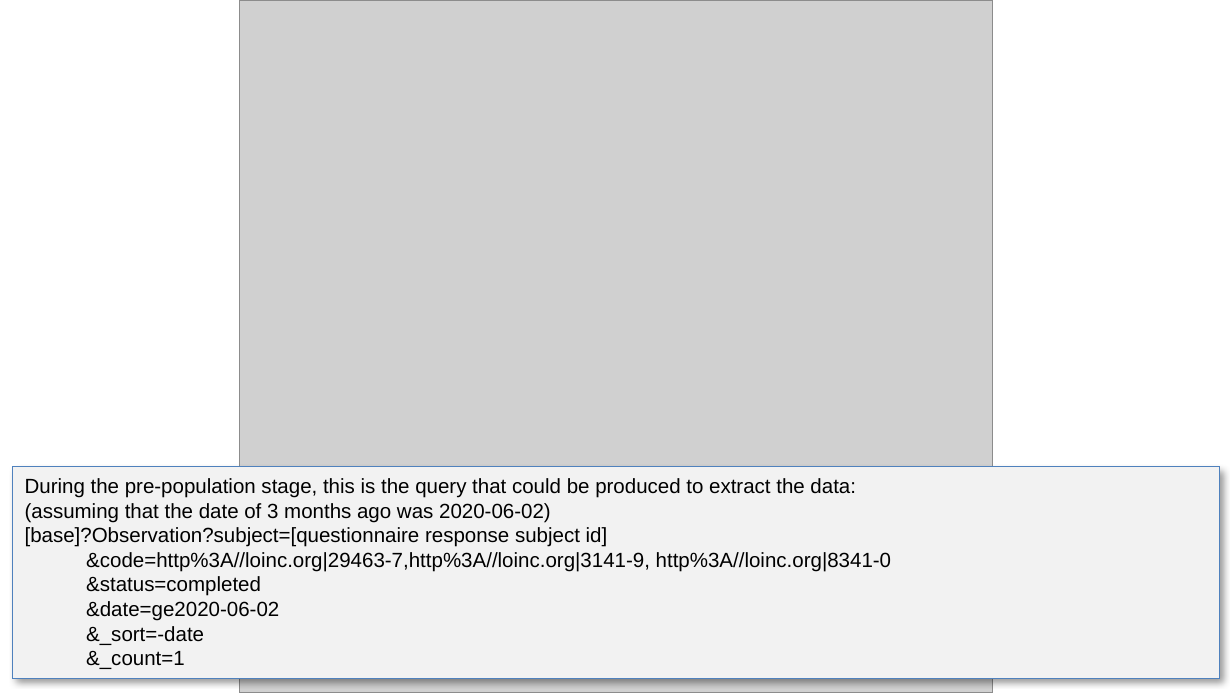
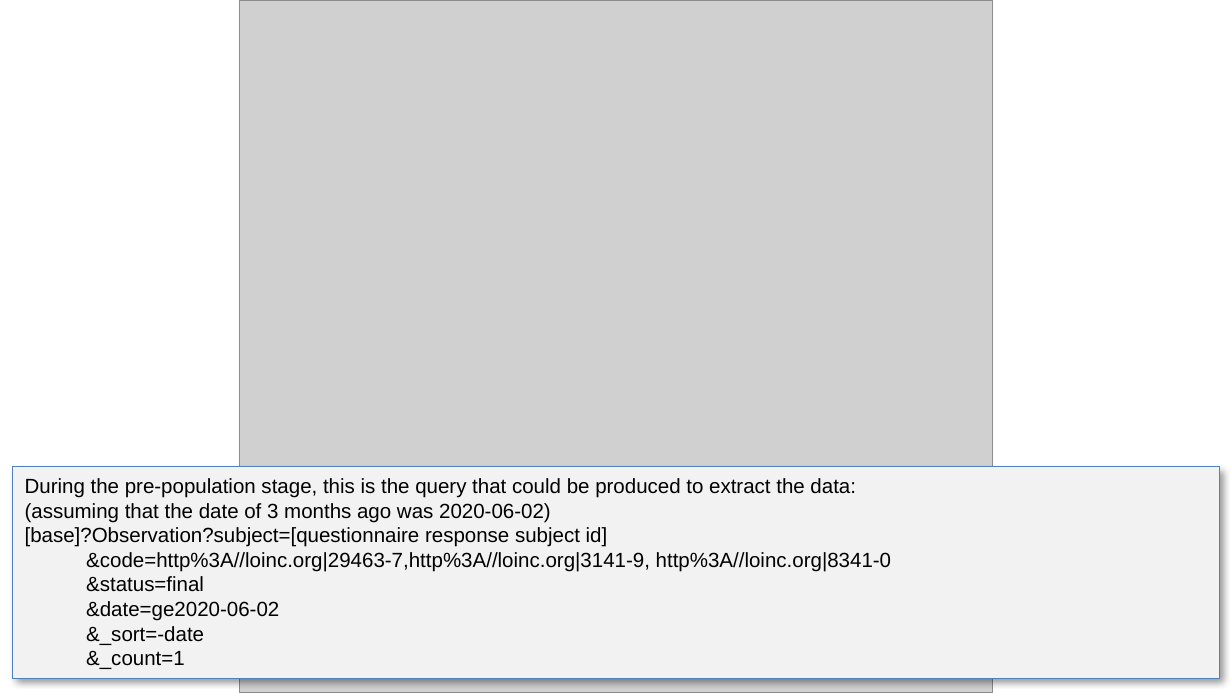
Before and after one commit to FHIR/documents, a slide deck: slide 51 of presentations/2023-10 Webinars/2023-10 Questionnaire and SDC.pptx. Drawn at 1232x693 pixels with LibreOffice and Linux fonts; fonts in the diff are those of the drawing; grey boxes stand for pictures. Boxes give left, top, right and bottom in pixels: in the first picture for what was removed or moved away, otherwise in the second. Text is boxed around its words. In the diff, an @@ line names an element or a change of style, - is before the commit and + after.

```diff
--- a/presentations/2023-10 Webinars/2023-10 Questionnaire and SDC.pptx
+++ b/presentations/2023-10 Webinars/2023-10 Questionnaire and SDC.pptx
@@ text in rectangle at <box>86,576,204,592</box>: text changed @@
-&status=completed
+&status=final
```
Also in this commit, not shown: 1 other file.
